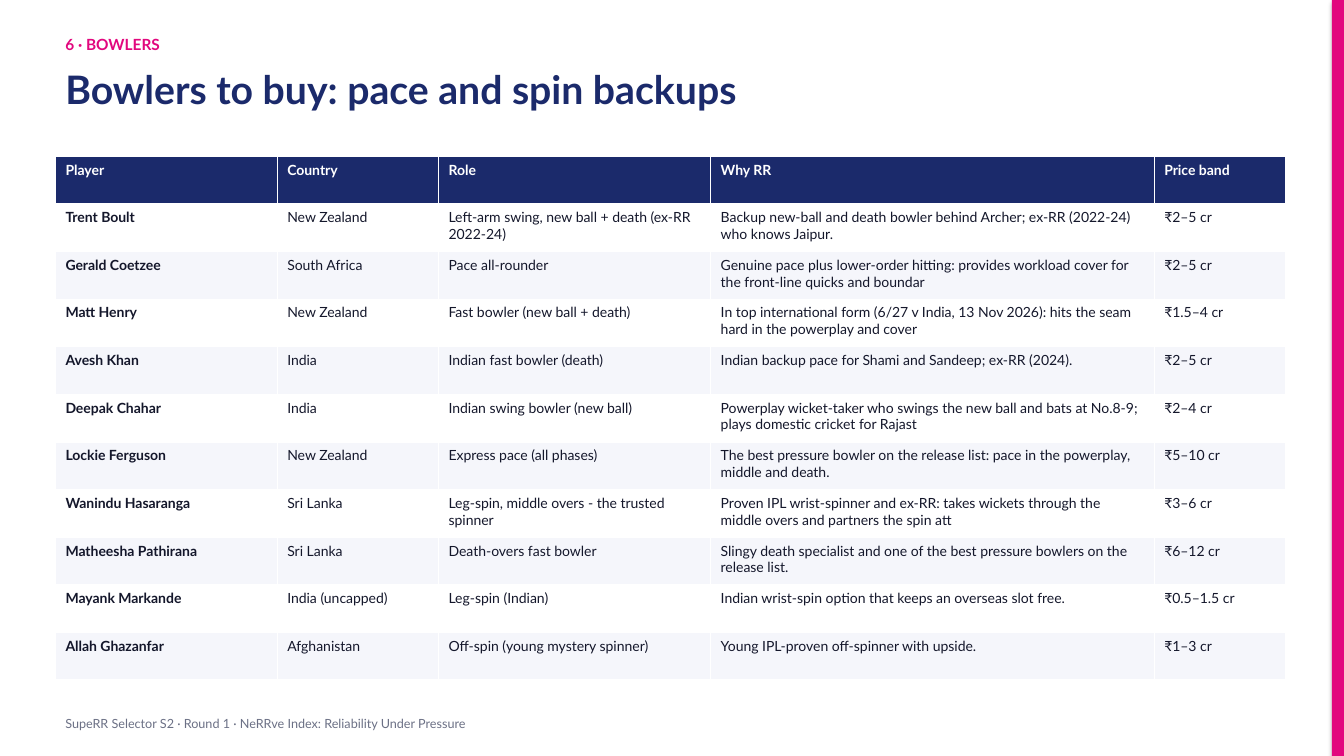
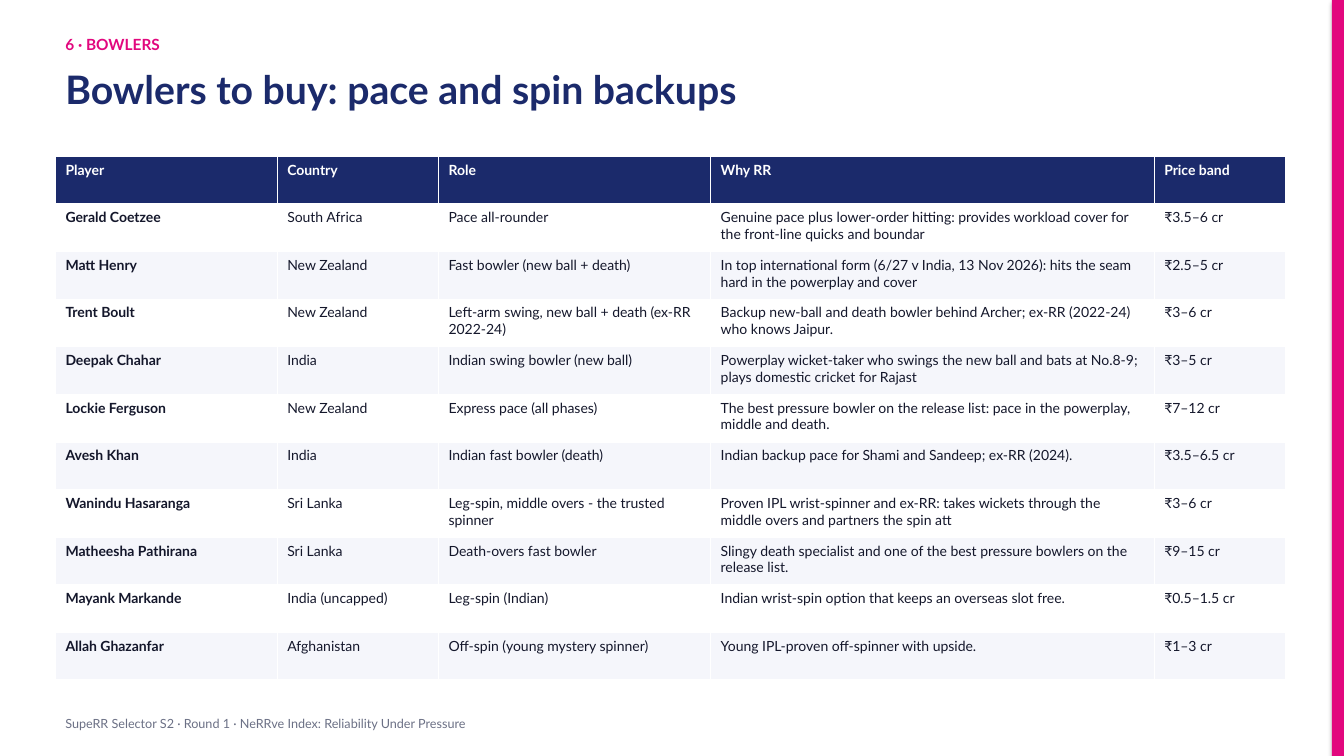
Before and after one commit to KoduruChandrasekhar/RRAuction-, a slide deck: slide 11 of submission/NeRRve_Deck.pptx. Drawn at 1344x756 pixels with LibreOffice and Linux fonts; fonts in the diff are those of the drawing. Boxes give left, top, right and bottom in pixels: in the first picture for what was removed or moved away, otherwise in the second. Text is boxed around its words. In the diff, an @@ line names an element or a change of style, - is before the commit and + after.

```diff
--- a/submission/NeRRve_Deck.pptx
+++ b/submission/NeRRve_Deck.pptx
@@ table at box(55, 156, 1286, 681) @@
-row 2: Trent Boult | New Zealand | Left-arm swing, new ball + death (ex-RR 2022-24) | Backup new-ball and death bowler behind Archer; ex-RR (2022-24) who knows Jaipur. | ₹2–5 cr
+row 2: Gerald Coetzee | South Africa | Pace all-rounder | Genuine pace plus lower-order hitting: provides workload cover for the front-line quicks and boundar | ₹3.5–6 cr
-row 3: Gerald Coetzee | South Africa | Pace all-rounder | Genuine pace plus lower-order hitting: provides workload cover for the front-line quicks and boundar | ₹2–5 cr
+row 3: Matt Henry | New Zealand | Fast bowler (new ball + death) | In top international form (6/27 v India, 13 Nov 2026): hits the seam hard in the powerplay and cover | ₹2.5–5 cr
-row 4: Matt Henry | New Zealand | Fast bowler (new ball + death) | In top international form (6/27 v India, 13 Nov 2026): hits the seam hard in the powerplay and cover | ₹1.5–4 cr
+row 4: Trent Boult | New Zealand | Left-arm swing, new ball + death (ex-RR 2022-24) | Backup new-ball and death bowler behind Archer; ex-RR (2022-24) who knows Jaipur. | ₹3–6 cr
-row 5: Avesh Khan | India | Indian fast bowler (death) | Indian backup pace for Shami and Sandeep; ex-RR (2024). | ₹2–5 cr
+row 5: Deepak Chahar | India | Indian swing bowler (new ball) | Powerplay wicket-taker who swings the new ball and bats at No.8-9; plays domestic cricket for Rajast | ₹3–5 cr
-row 6: Deepak Chahar | India | Indian swing bowler (new ball) | Powerplay wicket-taker who swings the new ball and bats at No.8-9; plays domestic cricket for Rajast | ₹2–4 cr
+row 6: Lockie Ferguson | New Zealand | Express pace (all phases) | The best pressure bowler on the release list: pace in the powerplay, middle and death. | ₹7–12 cr
-row 7: Lockie Ferguson | New Zealand | Express pace (all phases) | The best pressure bowler on the release list: pace in the powerplay, middle and death. | ₹5–10 cr
+row 7: Avesh Khan | India | Indian fast bowler (death) | Indian backup pace for Shami and Sandeep; ex-RR (2024). | ₹3.5–6.5 cr
-row 9, column 5: ₹6–12 cr
+row 9, column 5: ₹9–15 cr
```
Also in this commit, not shown: 7 other slides changed, 7 other files.
